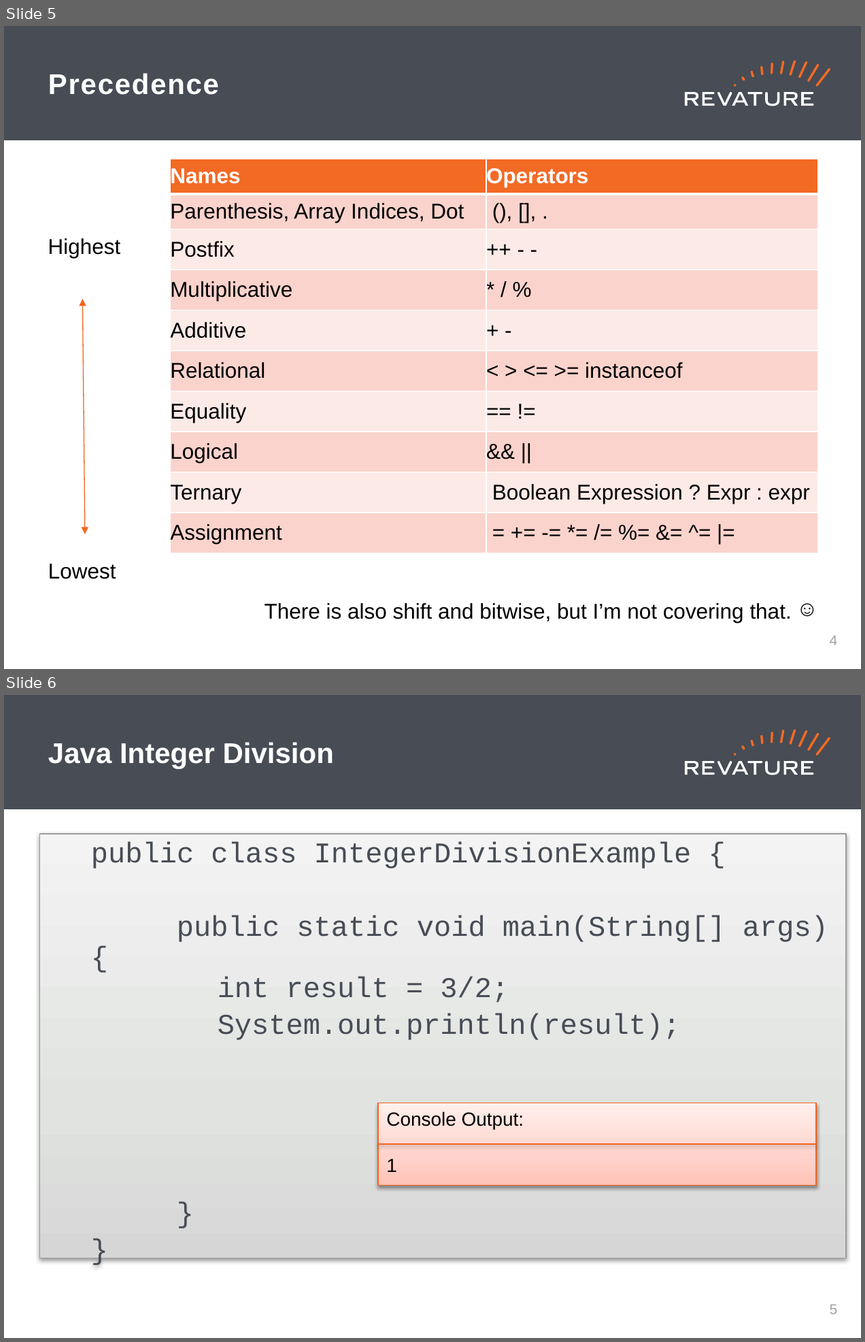
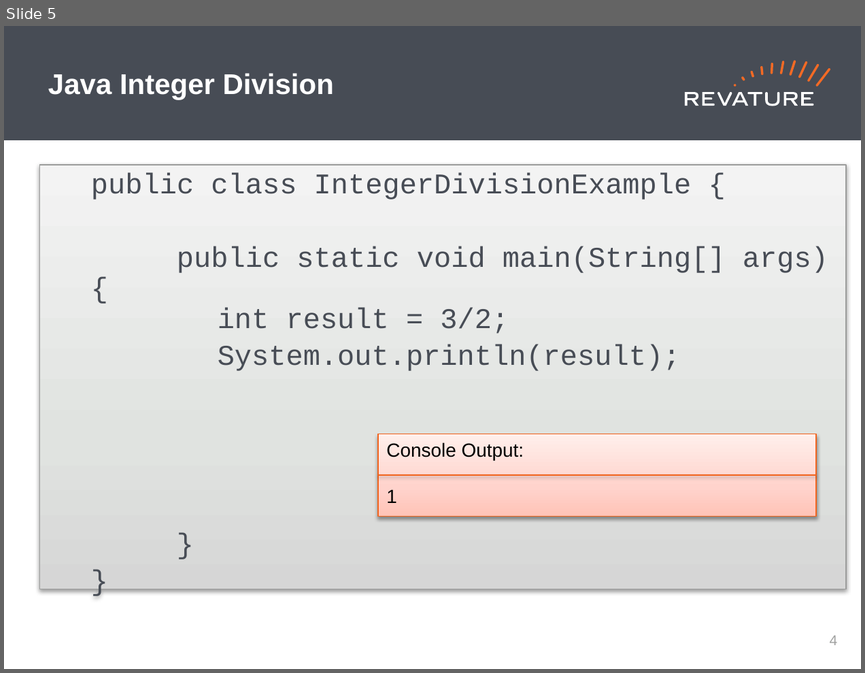
Before and after one commit to cynthia-enciso/RAP-210830, a slide deck: PPTs/day-3.pptx. Shown one above the other, each under a label of ours: slides 5 and 6 before the commit, slide 5 after it. The pictures are 865x1342 and 865x673 pixels, drawn with LibreOffice and Linux fonts; fonts in the diff are those of the drawing. Boxes give left, top, right and bottom in pixels: in the first picture for what was removed or moved away, otherwise in the second. Text is boxed around its words. In the diff, an @@ line names an element or a change of style, - is before the commit and + after.

```diff
--- a/PPTs/day-3.pptx
+++ b/PPTs/day-3.pptx
@@ slide 5 removed at (4, 26, 861, 669), background #FFFFFF; not listed: 19 template elements that a slide beside it also shows @@
@@ title removed at (48, 73, 219, 95) @@
-Precedence
@@ table removed at (170, 159, 818, 553), 10 rows, 2 columns @@
-Names | Operators
-Parenthesis, Array Indices, Dot | (), [], .
-Postfix | ++ - -
-Multiplicative | * / %
-Additive | + -
-Relational | < > <= >= instanceof
-Equality | == !=
-Logical | && ||
-Ternary | Boolean Expression ? Expr : expr
-Assignment | = += -= *= /= %= &= ^= |=
@@ text removed at (48, 238, 121, 258) @@
-Highest
@@ double arrow removed from (83, 299) to (84, 534) @@
@@ text removed at (48, 563, 116, 579) @@
-Lowest
@@ text removed at (788, 590, 823, 625) @@
-☺
@@ text removed at (264, 603, 791, 622) @@
-There is also shift and bitwise, but I’m not covering that.
@@ page number removed at (830, 635, 838, 645) @@
-4
@@ what was slide 6 is now slide 5 @@
@@ page number at (830, 635, 838, 645): text changed @@
-5
+4
```
Also in this commit, not shown: 2 slides changed, 2 slides added, 2 other slides removed, 10 other files.
